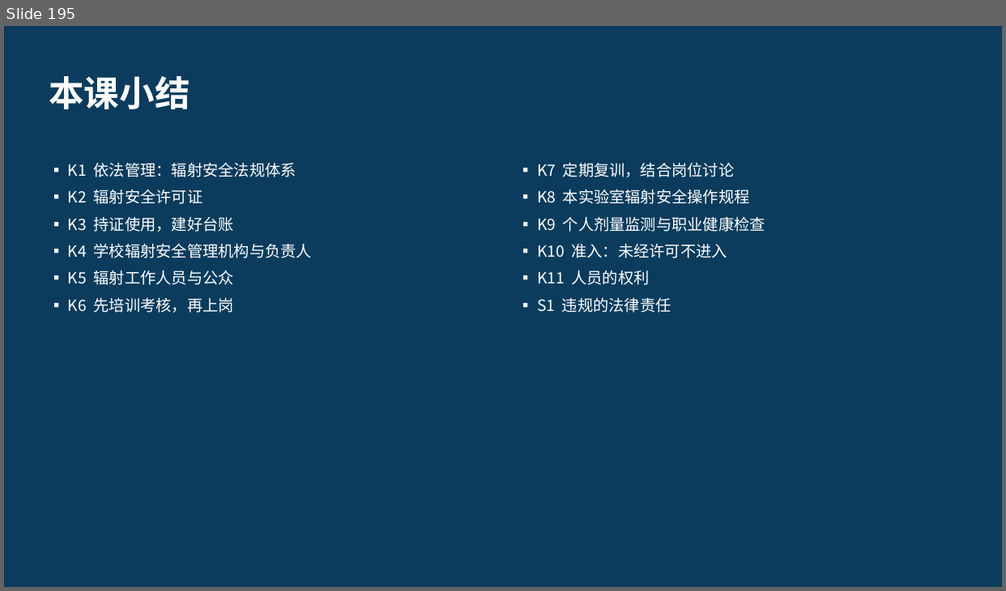
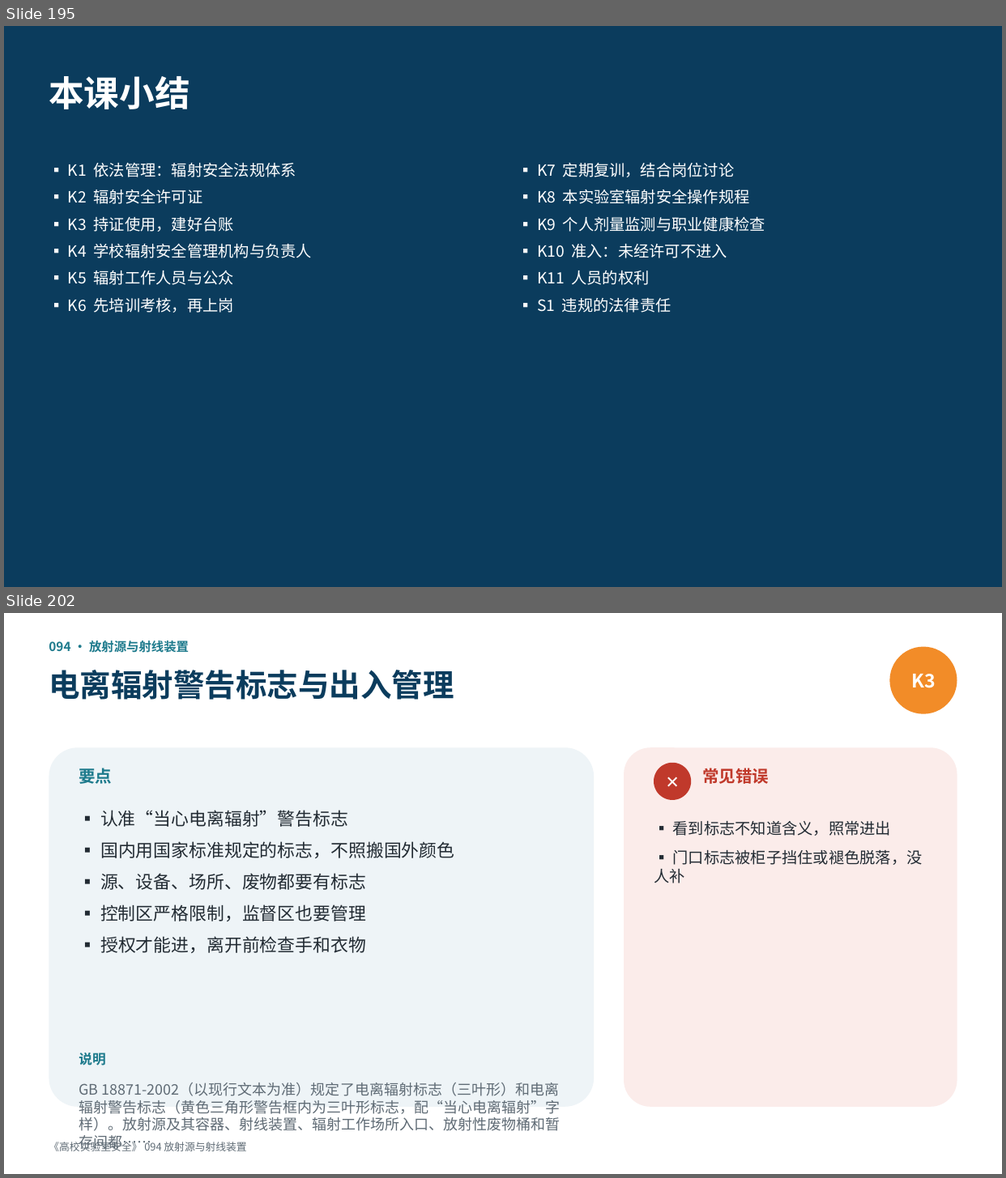
Before and after one commit to hanrongwx-max/videoyoutubo, a slide deck: course/高校实验室安全/课件/第7章_辐射安全.pptx. Shown one above the other, each under a label of ours: slide 195 before the commit, slides 195 and 202 after it; the slides between them are not shown. The pictures are 1006x591 and 1006x1178 pixels, drawn with LibreOffice and Linux fonts; fonts in the diff are those of the drawing. Boxes give left, top, right and bottom in pixels: in the first picture for what was removed or moved away, otherwise in the second. Text is boxed around its words. In the diff, an @@ line names an element or a change of style, - is before the commit and + after.

```diff
--- a/course/高校实验室安全/课件/第7章_辐射安全.pptx
+++ b/course/高校实验室安全/课件/第7章_辐射安全.pptx
@@ slide 202 added at [4,613,1002,1174], background #FFFFFF @@
@@ text added at [49,641,189,653], 12 pt, text #1D7A8C, bold @@
+094 · 放射源与射线装置
@@ ellipse added at [889,647,957,714], fill #F28C28, 18 pt, text #FFFFFF, bold @@
+K3
@@ text added at [49,670,454,700], 30 pt, text #0B3C5D, bold @@
+电离辐射警告标志与出入管理
@@ rounded rectangle added at [49,747,594,1107], fill #EEF4F7 @@
@@ rounded rectangle added at [624,747,957,1107], fill #FBECEA @@
@@ text added at [79,768,112,784], 16 pt, text #1D7A8C, bold @@
+要点
@@ ellipse added at [654,763,691,800], fill #C0392B, 16 pt, text #FFFFFF, bold @@
+✕
@@ text added at [702,768,769,784], 16 pt, text #C0392B, bold @@
+常见错误
@@ text added at [100,810,454,953], 17 pt, text #222B33 @@
+▪ 认准“当心电离辐射”警告标志
+▪ 国内用国家标准规定的标志，不照搬国外颜色
+▪ 源、设备、场所、废物都要有标志
+▪ 控制区严格限制，监督区也要管理
+▪ 授权才能进，离开前检查手和衣物
@@ text added at [654,821,923,884], 15 pt, text #222B33 @@
+▪ 看到标志不知道含义，照常进出
+▪ 门口标志被柜子挡住或褪色脱落，没人补
@@ text added at [79,1053,105,1066], 13 pt, text #1D7A8C, bold @@
+说明
@@ text added at [79,1083,560,1152], 14 pt, text #5F6B75 @@
+GB 18871-2002（以现行文本为准）规定了电离辐射标志（三叶形）和电离辐射警告标志（黄色三角形警告框内为三叶形标志，配“当心电离辐射”字样）。放射源及其容器、射线装置、辐射工作场所入口、放射性废物桶和暂存间都……
@@ text added at [49,1139,246,1152], 10 pt, text #5F6B75 @@
+《高校实验室安全》 094 放射源与射线装置
```
Also in this commit, not shown: 20 other slides added, 2 other files.
